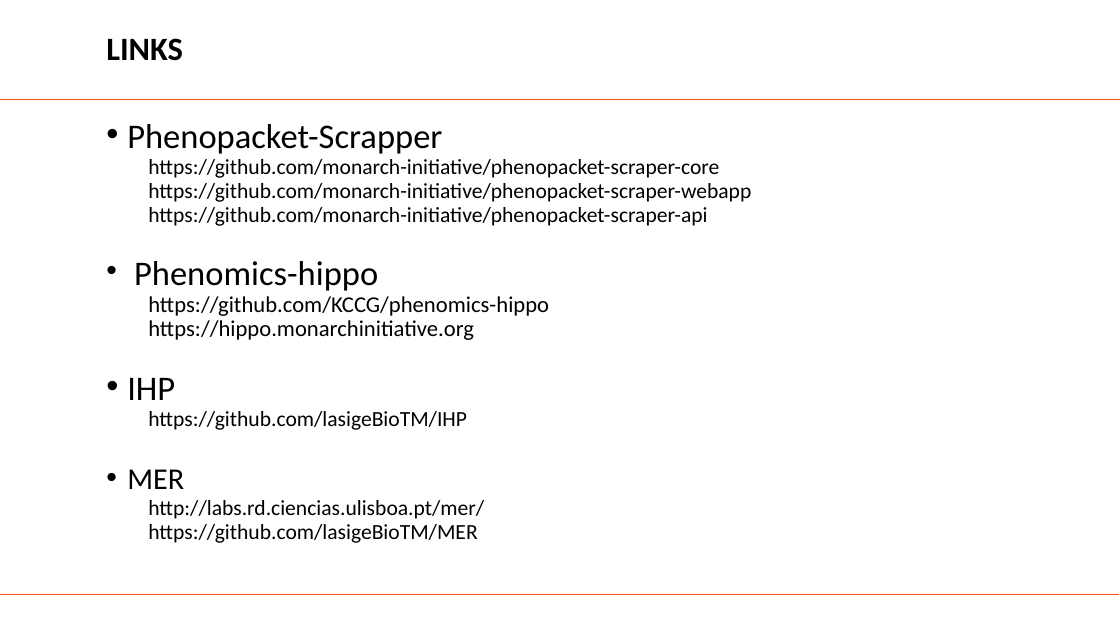
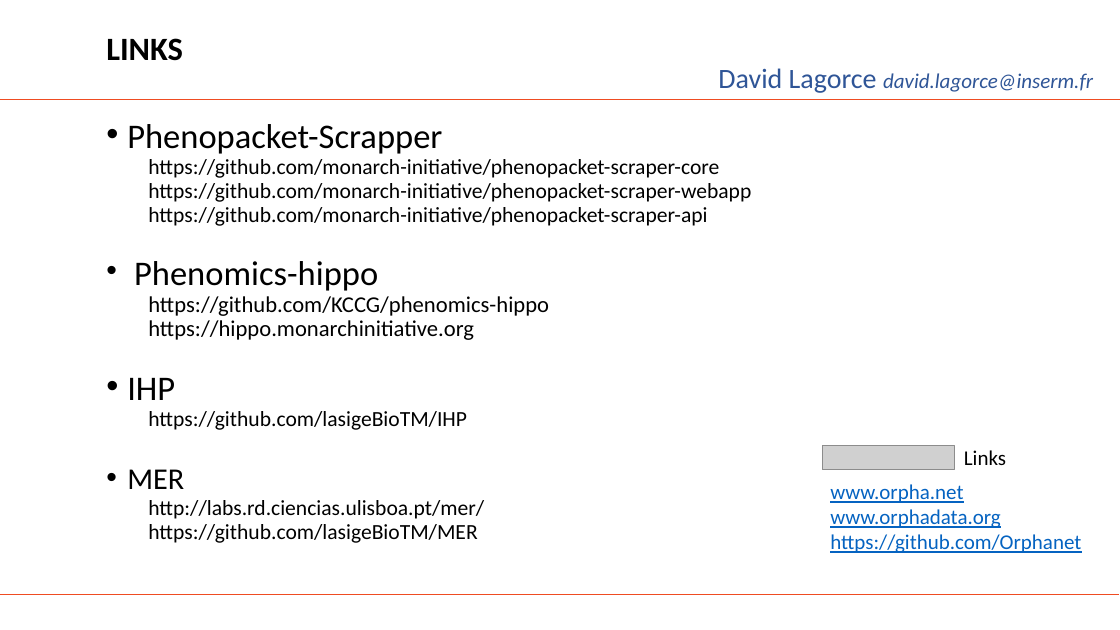
Before and after one commit to elixir-europe/BioHackathon, a slide deck: slide 9 of data/Improve Orphanet disease description knowledge by phenotypic automated recognition using scrapping toolkits/BH_Scrapping_David.pptx. Drawn at 1120x630 pixels with LibreOffice and Linux fonts; fonts in the diff are those of the drawing; grey boxes stand for pictures; background and template pictures are left out. Boxes give left, top, right and bottom in pixels: in the first picture for what was removed or moved away, otherwise in the second. Text is boxed around its words. In the diff, an @@ line names an element or a change of style, - is before the commit and + after.

```diff
--- a/data/Improve Orphanet disease description knowledge by phenotypic automated recognition using scrapping toolkits/BH_Scrapping_David.pptx
+++ b/data/Improve Orphanet disease description knowledge by phenotypic automated recognition using scrapping toolkits/BH_Scrapping_David.pptx
@@ text added at <box>718,68,1093,93</box>, 18 pt, text #2F5597, italic @@
+David Lagorce david.lagorce@inserm.fr
@@ picture added at <box>823,445,954,471</box> @@
@@ text added at <box>964,450,1006,465</box>, 18 pt, text #000000 @@
+Links
@@ text added at <box>830,484,1081,553</box>, 18 pt, text #0563C1, underline @@
+www.orpha.net
+www.orphadata.org
+https://github.com/Orphanet
```
Also in this commit, not shown: 5 other slides changed, 1 other file.
